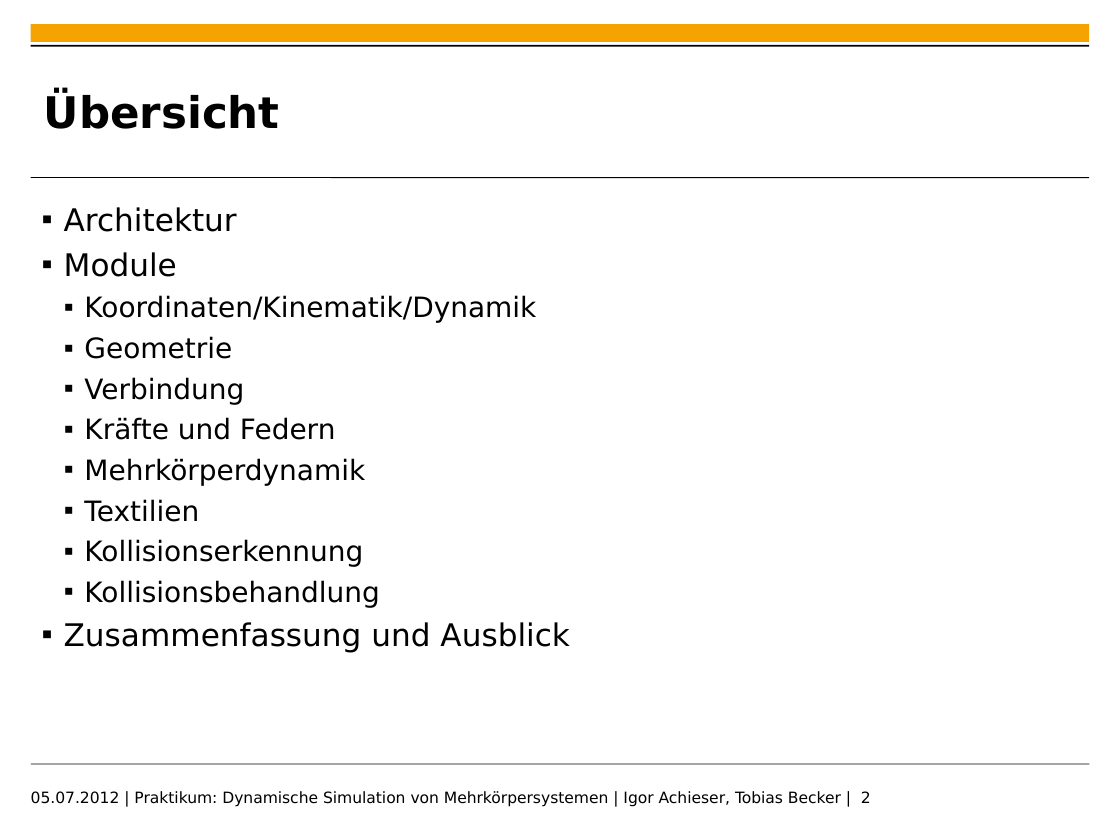
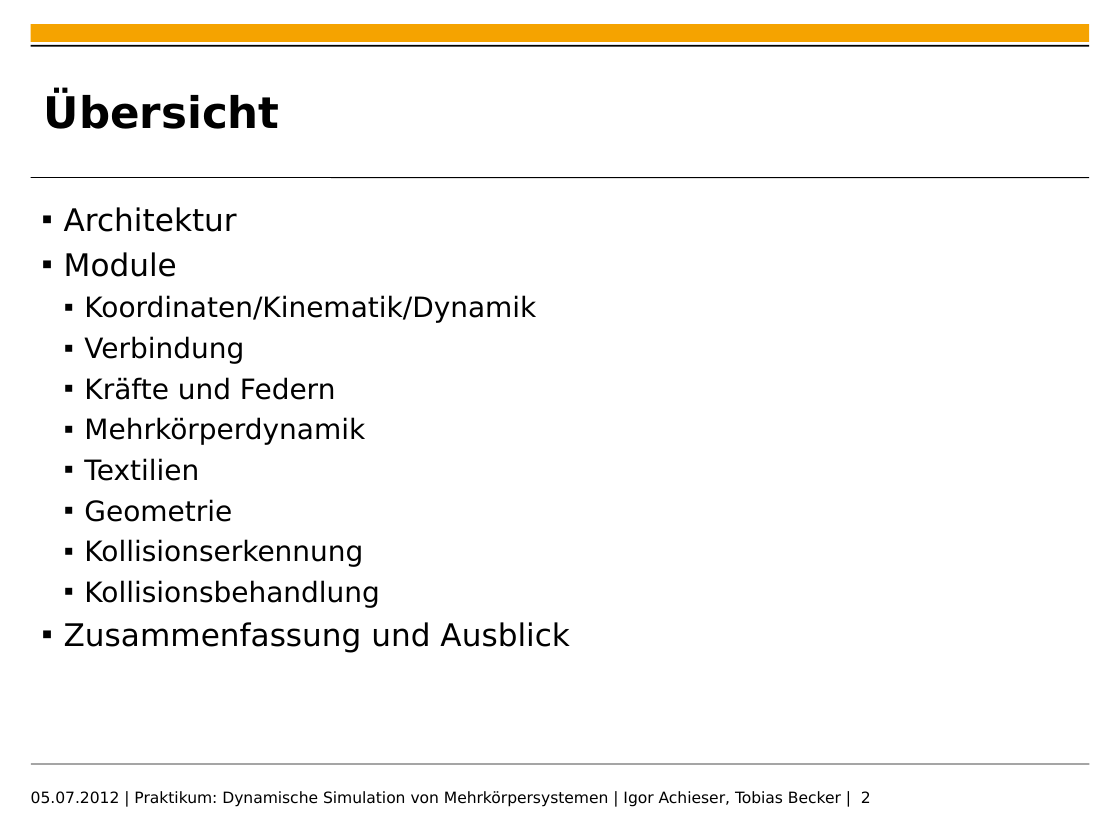
Before and after one commit to toeb/sine, a slide deck: slide 2 of Documentation/presentation.ppt. Drawn at 1120x840 pixels with LibreOffice and Linux fonts; fonts in the diff are those of the drawing; background and template pictures are left out. Boxes give left, top, right and bottom in pixels: in the first picture for what was removed or moved away, otherwise in the second. Text is boxed around its words. In the diff, an @@ line names an element or a change of style, - is before the commit and + after.

```diff
--- a/Documentation/presentation.ppt
+++ b/Documentation/presentation.ppt
@@ text at (x1=84, y1=336, x2=232, y2=359): paragraph removed @@
-  ▪ Geometrie
@@ text at (x1=84, y1=499, x2=232, y2=522): paragraph added @@
+  ▪ Geometrie
```
Also in this commit, not shown: 2 other slides changed, 3 slides added, 2 slides removed.
